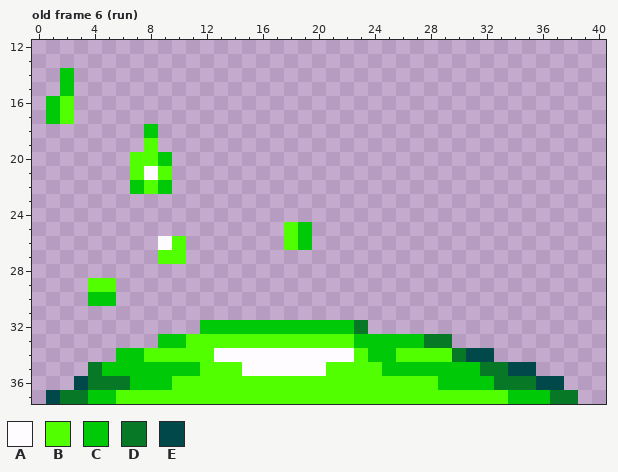
Pixel-art file: Assets/Sprites/Enemy/mySlime.aseprite. Above, as it was before the edit.
41x38 pixels, 21 frames. Shown: old frame 6 (run): x 0..40, y 12..37. The commit also changed other frames, which this record leaves out.
Visible layers, top first: "Layer 5", "Layer 2", "Layer 1".
Palette (. is transparent): A #fffcff  B #52ff00  C #00c908  D #067826  E #004849
Pixels before, old frame 6 (run), first column x 1:
14 .C....................................
15 .C....................................
16 CB....................................
17 CB....................................
18 .......C..............................
19 .......B..............................
20 ......BBC.............................
21 ......BAB.............................
22 ......CBC.............................
23 ......................................
24 ......................................
25 .................BC...................
26 ........AB.......BC...................
27 ........BB............................
28 ......................................
29 ...BB.................................
30 ...CC.................................
31 ......................................
32 ...........CCCCCCCCCCCD...............
33 ........CCBBBBBBBBBBBBCCCCCDD.........
34 .....CCBBBBBAAAAAAAAAABCCBBBBDEE......
35 ...DCCCCCCCBBBAAAAAABBBBCCCCCCCDDEE...
36 ..EDDDCCCBBBBBBBBBBBBBBBBBBBCCCCDDDEE.
37 EDDCCBBBBBBBBBBBBBBBBBBBBBBBBBBBBCCCDD
Once edited:
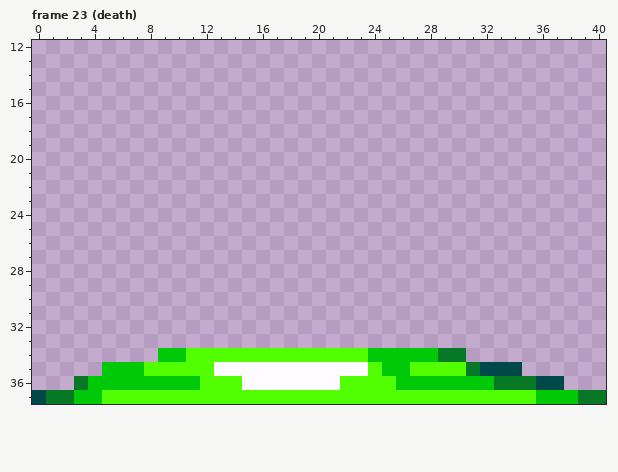
A new or re-ordered frame is compared with the old frame closest to it.
The exact change:
frames 21 -> 27
Changed rows in their new state; - is an unchanged pixel.
Frame 23 (death) is new; against old frame 6 (run), layer "Layer 1":
first column x 0:
14 --.--------------------------------------
15 --.--------------------------------------
16 -..--------------------------------------
17 -..--------------------------------------
18 --------.--------------------------------
19 --------.--------------------------------
20 -------...-------------------------------
21 -------...-------------------------------
22 -------...-------------------------------
25 ------------------..---------------------
26 ---------..-------..---------------------
27 ---------..------------------------------
29 ----..-----------------------------------
30 ----..-----------------------------------
32 ------------............-----------------
33 ---------.....................-----------
34 ------...CC--BBBBBBBBBB---CCCD-..--------
35 ----.---BBBB-AA------AAA---BBBBDEE-.-----
36 ---DCCC---CC---AAAAAAA----CCC------------
37 ED-C-B----------------------------BB-CCDD
Where, in picture pixels (left, top, right, bottom), the same in both pictures:
erased: (46, 68, 74, 124)
changed: (32, 124, 606, 404)
